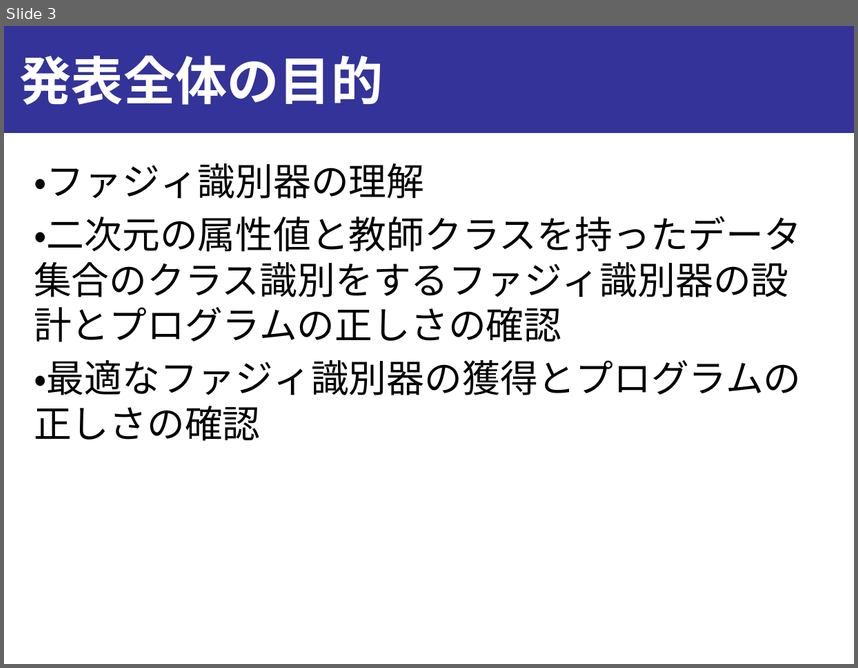
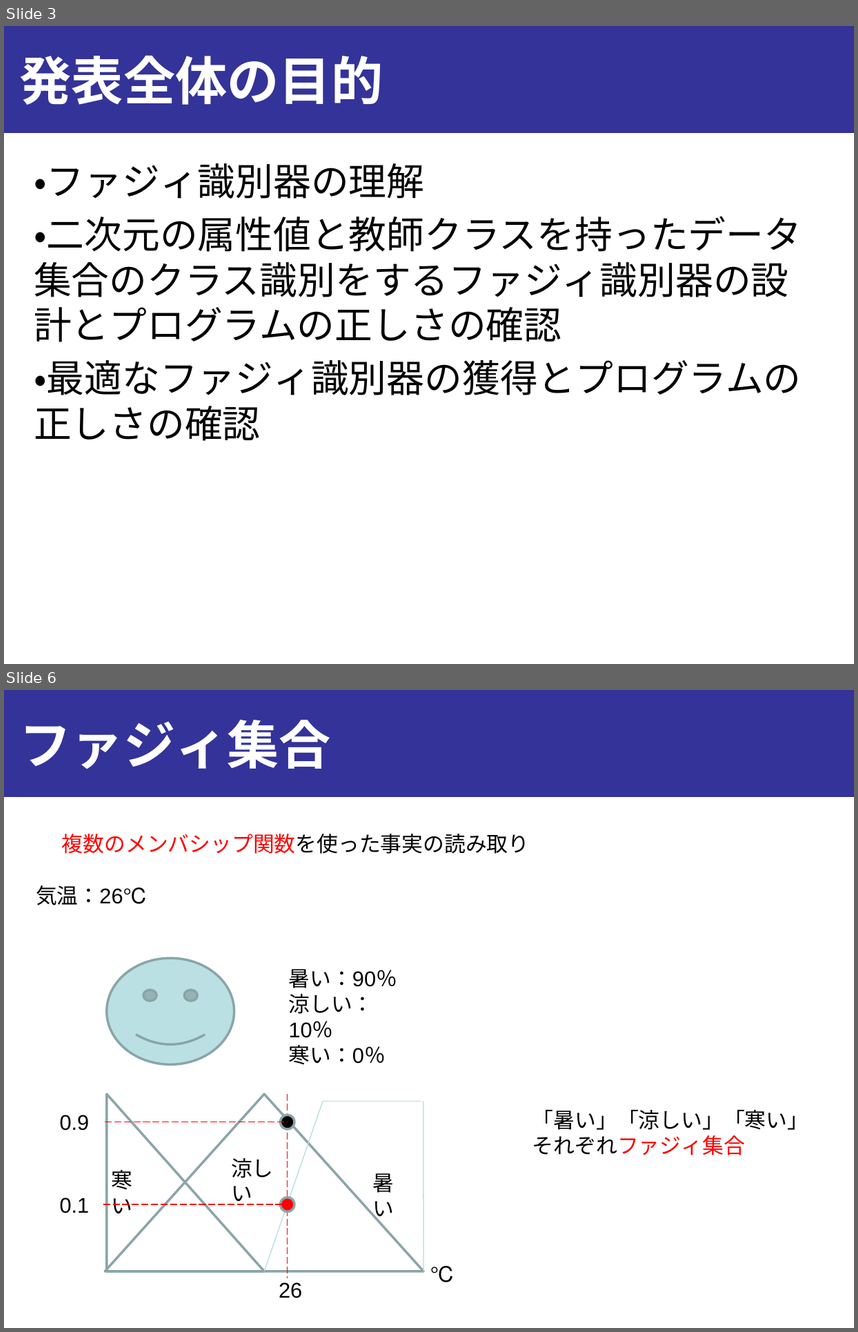
Before and after one commit to onikUone/slides, a slide deck: Junior_ex3/ex3_下書き.pptx. Shown one above the other, each under a label of ours: slide 3 before the commit, slides 3 and 6 after it; the slides between them are not shown. The pictures are 858x668 and 858x1332 pixels, drawn with LibreOffice and Linux fonts; fonts in the diff are those of the drawing. Boxes give left, top, right and bottom in pixels: in the first picture for what was removed or moved away, otherwise in the second. Text is boxed around its words. In the diff, an @@ line names an element or a change of style, - is before the commit and + after.

```diff
--- a/Junior_ex3/ex3_下書き.pptx
+++ b/Junior_ex3/ex3_下書き.pptx
@@ slide 6 added at <box>4,690,854,1328</box>, background #FFFFFF; not listed: 1 template element that a slide beside it also shows @@
@@ title added at <box>20,720,332,769</box>, 44 pt, text #FFFFFF, bold @@
+ファジィ集合
@@ text added at <box>62,834,530,854</box>, 18 pt, text #FF0000 @@
+複数のメンバシップ関数を使った事実の読み取り
@@ text added at <box>36,885,148,905</box>, 18 pt, text #000000 @@
+気温：26℃
@@ smiley face added at <box>107,958,234,1064</box>, fill #BBE0E3, outline #8AA6A8 2 pt @@
@@ text added at <box>289,969,397,1065</box>, 18 pt, text #000000 @@
+暑い：90％
+涼しい：10％
+寒い：0％
@@ line added from (287, 1094) to (287, 1279), #FF0000 0.75 pt dashed @@
@@ group added at <box>60,1094,424,1270</box>: 5 texts, 3 lines, 2 triangles @@
+暑い
+涼しい
+寒い
+0.9
+0.1
@@ line added from (104, 1122) to (287, 1122), #FF0000 0.75 pt dashed @@
@@ ellipse added at <box>280,1115,294,1130</box>, fill #000000, outline #8AA6A8 2 pt @@
@@ text added at <box>533,1110,809,1155</box>, 18 pt, text #000000 @@
+「暑い」「涼しい」「寒い」
+それぞれファジィ集合
@@ line added from (103, 1204) to (286, 1204), #FF0000 0.75 pt dashed @@
@@ ellipse added at <box>280,1196,294,1211</box>, fill #FF0000, outline #8AA6A8 2 pt @@
@@ text added at <box>430,1265,455,1282</box>, 18 pt, text #000000 @@
+℃
@@ text added at <box>279,1282,302,1298</box>, 18 pt, text #000000 @@
+26
```
Also in this commit, not shown: 2 slides changed, 14 other slides added, 3 slides removed, 2 other files.
